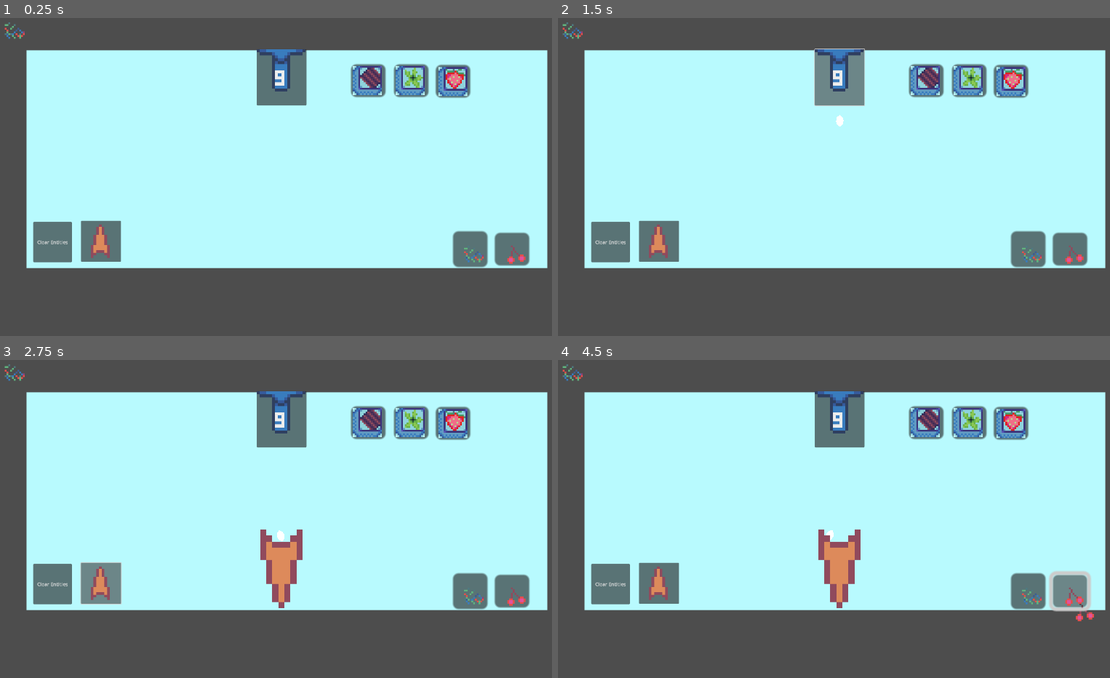
Above: before the commit, frames 1-4 (two rows, left to right).
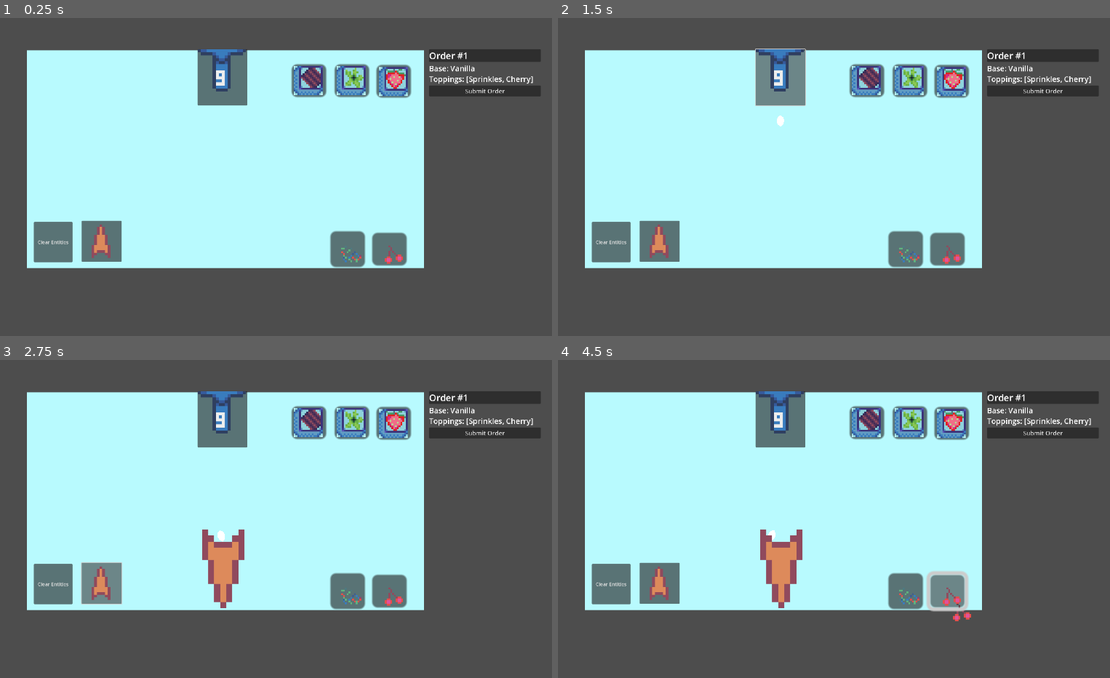
Above: after the commit, the same moments.

Repository: 2192375d/Touhou-Game-Jam-16-Cirno-s-Swirlaria
Game: Godot game, scene res://scenes/game_tablemenu.tscn
The game is run twice, just before and just after one commit, with the same random seed, the same clock (stepped at 60 frames per second) and the same inputs.
Inputs (mouse positions are in pixels of both pictures, inside the frame that each line leads up to; where the layout moved, square brackets give the same spot in the first picture):
- Up to frame 1 (0.25 s): no input
- Up to frame 2 (1.5 s): click (1043, 91) at 0.5 s, where only the run after the commit has a clickable "Submit Order"; click (778, 78) [839, 78] at 1.25 s
- Up to frame 3 (2.75 s): click (99, 582) at 2 s
- Up to frame 4 (4.5 s): click (867, 423) [927, 423] at 2.75 s; click (911, 423) [972, 423] at 3.5 s; click (949, 592) [1071, 592] at 4.25 s

The runs differ from the first frame. In frame 1, 22% of the frame differs, in the area x 0-100%, y 1-79%; in frame 2, 23%; in frame 3, 25%; in frame 4, 25%, in the area x 0-100%, y 1-83%.

Commit message:
feat: orders

Diff:
--- a/scenes/game_tablemenu.tscn
+++ b/scenes/game_tablemenu.tscn
@@ -1,8 +1,8 @@
-[gd_scene load_steps=10 format=3 uid="uid://b468oxcelg53b"]
+[gd_scene load_steps=11 format=3 uid="uid://b468oxcelg53b"]
 
 [ext_resource type="Script" uid="uid://coqyk8dykhr6g" path="res://scripts/game_tablemenu.gd" id="1_mi270"]
 [ext_resource type="Texture2D" uid="uid://bj064owr3b45d" path="res://assets/cirno-game.png" id="2_a75m5"]
-[ext_resource type="Script" uid="uid://0nom2r2weapd" path="res://scenes/cream_raw.gd" id="3_a75m5"]
+[ext_resource type="Script" uid="uid://0nom2r2weapd" path="res://scripts/cream_raw.gd" id="3_a75m5"]
 
 [sub_resource type="TileSetAtlasSource" id="TileSetAtlasSource_hf3yf"]
 texture = ExtResource("2_a75m5")
@@ -696,13 +696,15 @@
 [sub_resource type="CircleShape2D" id="CircleShape2D_a75m5"]
 radius = 20.024984
 
+[sub_resource type="Theme" id="Theme_a75m5"]
+
 [node name="GameTablemenu" type="Node2D"]
 script = ExtResource("1_mi270")
 
 [node name="Nozzle" type="Button" parent="."]
-offset_left = 856.00006
+offset_left = 660.00006
 offset_top = 131.99998
-offset_right = 1020.0
+offset_right = 824.0
 offset_bottom = 318.0
 
 [node name="TileMap" type="TileMapLayer" parent="Nozzle"]
@@ -713,15 +715,15 @@
 [node name="background" type="Sprite2D" parent="."]
 modulate = Color(0.72156864, 0.98039216, 0.99607843, 1)
 z_index = -2
-position = Vector2(95, 136)
-scale = Vector2(1721, 719)
+position = Vector2(96.00003, 136.00002)
+scale = Vector2(1312, 719)
 texture = SubResource("CanvasTexture_xfssl")
 centered = false
 
 [node name="ConeDispenser" type="Button" parent="."]
-offset_left = 275.0
+offset_left = 277.0
 offset_top = 699.0
-offset_right = 407.0
+offset_right = 409.0
 offset_bottom = 835.0
 
 [node name="TileMapLayer" type="TileMapLayer" parent="ConeDispenser"]
@@ -732,10 +734,10 @@
 tile_set = SubResource("TileSet_twdh5")
 
 [node name="Chocolate" type="Button" parent="."]
-offset_left = 1167.0
-offset_top = 182.0
-offset_right = 1186.0
-offset_bottom = 200.0
+offset_left = 971.0
+offset_top = 182.00002
+offset_right = 990.0
+offset_bottom = 200.00002
 scale = Vector2(6, 6)
 
 [node name="TileMapLayer" type="TileMapLayer" parent="Chocolate"]
@@ -744,10 +746,10 @@
 tile_set = SubResource("TileSet_twdh5")
 
 [node name="Vanilla" type="Button" parent="."]
-offset_left = 1309.0
-offset_top = 182.0
-offset_right = 1328.0
-offset_bottom = 200.0
+offset_left = 1113.0
+offset_top = 182.00002
+offset_right = 1132.0
+offset_bottom = 200.00002
 scale = Vector2(6, 6)
 
 [node name="TileMapLayer" type="TileMapLayer" parent="Vanilla"]
@@ -757,9 +759,9 @@
 
 [node name="Cherry" type="Button" parent="."]
 top_level = true
-offset_left = 1642.0
+offset_left = 1237.0
 offset_top = 739.0
-offset_right = 1661.0
+offset_right = 1256.0
 offset_bottom = 757.0
 scale = Vector2(6, 6)
 
@@ -769,9 +771,9 @@
 tile_set = SubResource("TileSet_twdh5")
 
 [node name="Sprinkles" type="Button" parent="."]
-offset_left = 1504.0
+offset_left = 1099.0
 offset_top = 734.0
-offset_right = 1523.0
+offset_right = 1118.0
 offset_bottom = 753.6667
 scale = Vector2(6, 6)
 
@@ -781,10 +783,10 @@
 tile_set = SubResource("TileSet_twdh5")
 
 [node name="Strawberry" type="Button" parent="."]
-offset_left = 1447.0
-offset_top = 184.0
-offset_right = 1466.0
-offset_bottom = 202.0
+offset_left = 1251.0
+offset_top = 184.00002
+offset_right = 1270.0
+offset_bottom = 202.00002
 scale = Vector2(6, 6)
 
 [node name="TileMapLayer" type="TileMapLayer" parent="Strawberry"]
@@ -808,7 +810,7 @@
 
 [node name="ConeSprite" type="Sprite2D" parent="."]
 visible = false
-position = Vector2(834, 573)
+position = Vector2(642, 573)
 
 [node name="StaticBody2D" type="StaticBody2D" parent="ConeSprite"]
 collision_layer = 3
@@ -855,6 +857,7 @@
 shape = SubResource("CircleShape2D_a75m5")
 
 [node name="SprinklesRaw" type="RigidBody2D" parent="."]
+visible = false
 position = Vector2(-2, 0)
 collision_layer = 2
 collision_mask = 2
@@ -871,12 +874,51 @@
 shape = SubResource("CircleShape2D_a75m5")
 
 [node name="ClearEntities" type="Button" parent="."]
-offset_left = 117.0
+offset_left = 119.0
 offset_top = 703.0
-offset_right = 245.0
+offset_right = 247.0
 offset_bottom = 836.0
 text = "Clear Entities
 "
+
+[node name="Control" type="Control" parent="."]
+layout_mode = 3
+anchors_preset = 0
+offset_left = 1425.0
+offset_top = 136.0
+offset_right = 1794.0
+offset_bottom = 136.0
+
+[node name="VBoxContainer" type="VBoxContainer" parent="Control"]
+layout_mode = 0
+offset_top = -4.0
+offset_right = 369.0
+offset_bottom = 719.0
+
+[node name="Order" type="VBoxContainer" parent="Control/VBoxContainer"]
+layout_mode = 2
+
+[node name="OrderNumberPanel" type="PanelContainer" parent="Control/VBoxContainer/Order"]
+layout_mode = 2
+
+[node name="OrderNumber" type="RichTextLabel" parent="Control/VBoxContainer/Order/OrderNumberPanel"]
+layout_mode = 2
+theme_override_font_sizes/normal_font_size = 30
+text = "Order #1"
+fit_content = true
+
+[node name="OrderDetails" type="RichTextLabel" parent="Control/VBoxContainer/Order"]
+layout_mode = 2
+theme_override_font_sizes/normal_font_size = 25
+text = "Base: Vanilla
+Toppings: [Sprinkles, Cherry]"
+fit_content = true
+
+[node name="Button" type="Button" parent="Control/VBoxContainer/Order"]
+layout_mode = 2
+theme = SubResource("Theme_a75m5")
+theme_override_font_sizes/font_size = 20
+text = "Submit Order"
 
 [connection signal="button_down" from="Nozzle" to="." method="_on_nozzle_button_down"]
 [connection signal="button_up" from="Nozzle" to="." method="_on_nozzle_button_up"]
Renamed: scenes/cream_raw.gd -> scripts/cream_raw.gd
Renamed: scenes/cream_raw.gd.uid -> scripts/cream_raw.gd.uid
